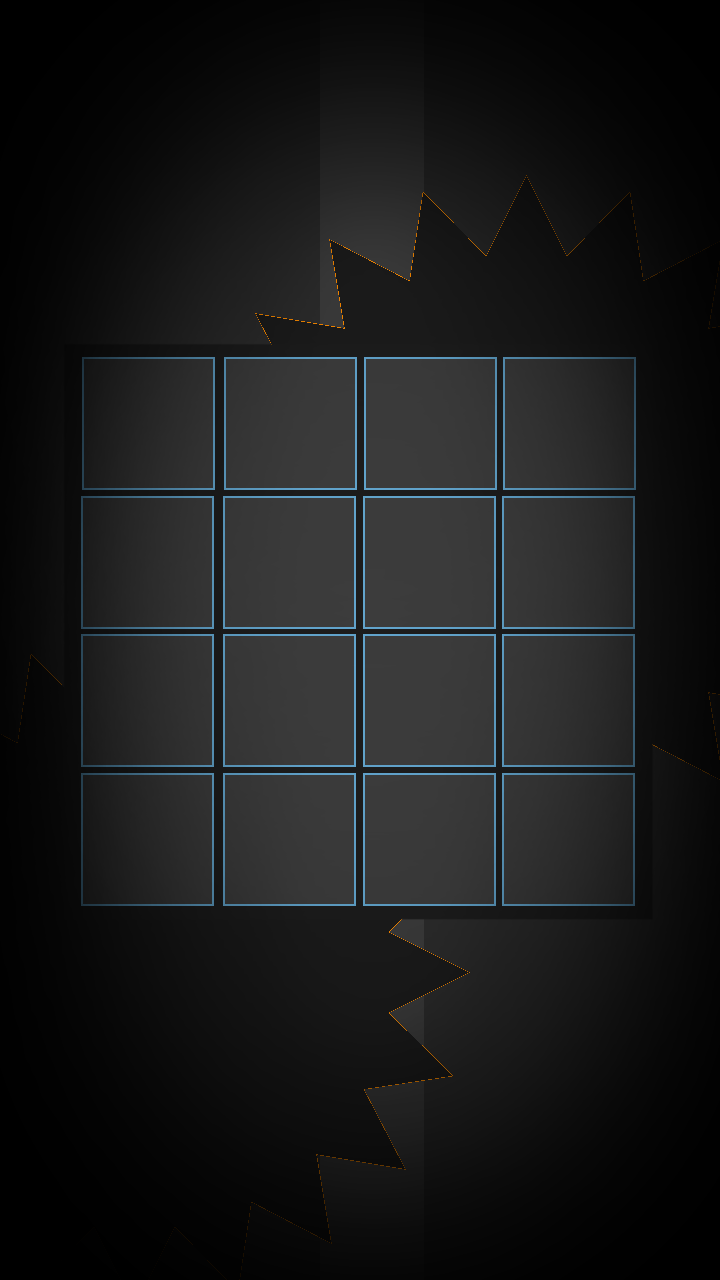
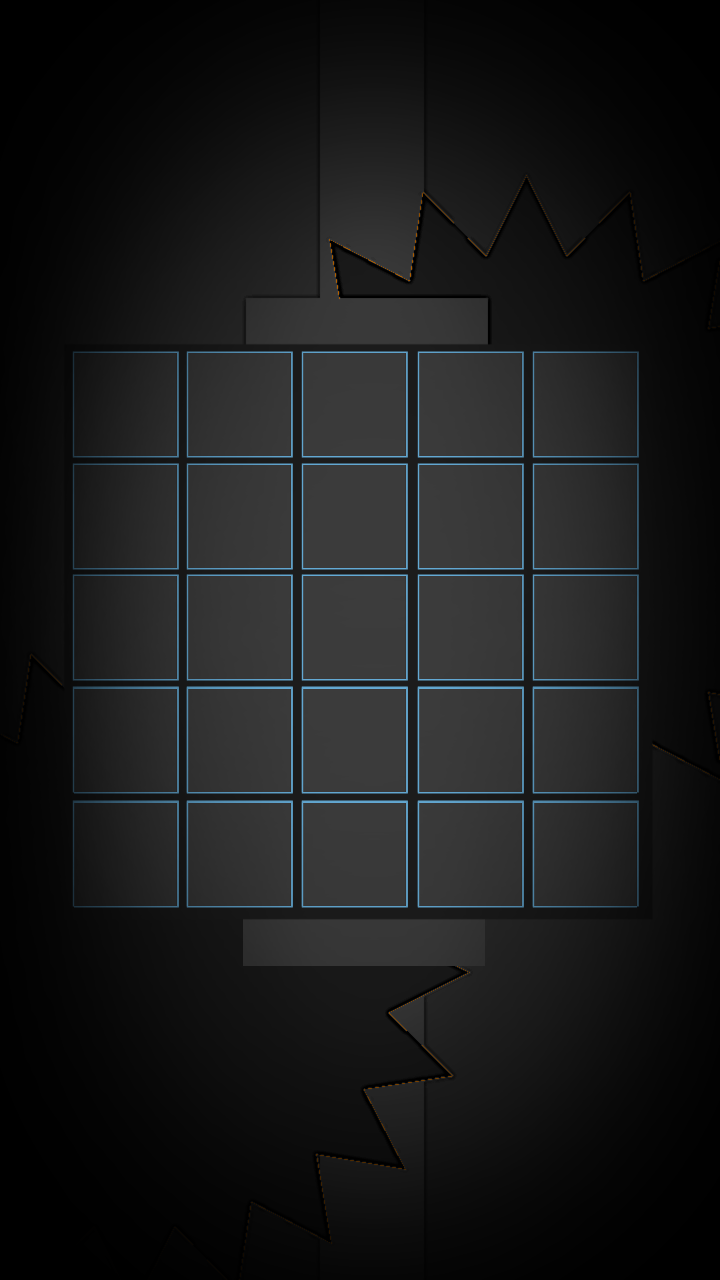
Layered file, before and after one edit (720 × 1280). Changes by layer:
added layer "Pasted Layer" above "Ebene" over [left=72, top=351, right=639, bottom=908]
added layer "Pasted Layer #1" above "Hintergrund" over [left=243, top=860, right=485, bottom=966]
painted on "Hintergrund" over [left=1, top=13, right=720, bottom=1280]
hid "Eingefügte Ebene", moved it below "Hintergrund" over [left=81, top=357, right=636, bottom=906]
